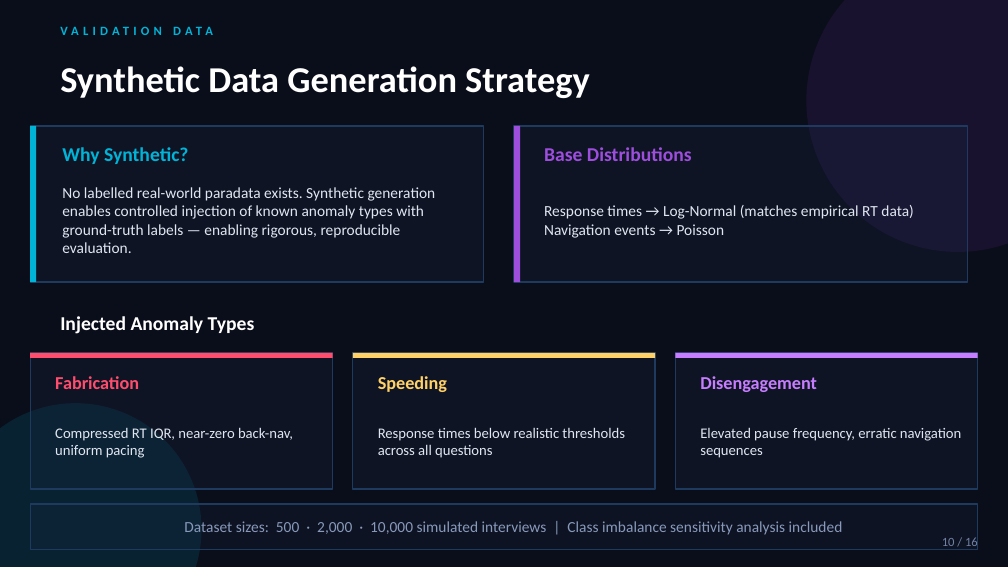
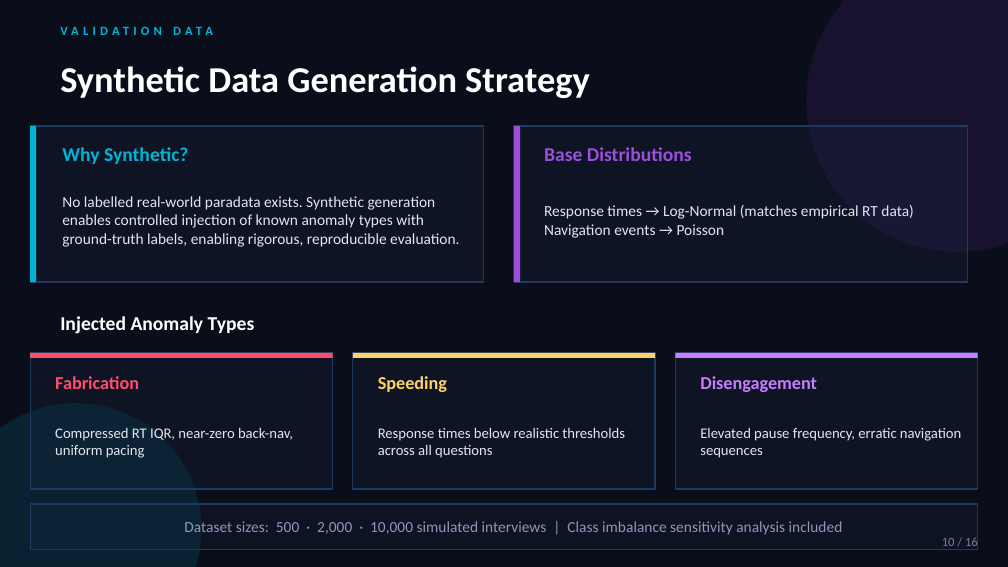
Before and after one commit to Samuelkaoma-eng/SKACE-TIME-DATA, a slide deck: slide 10 of docs/deliverables/Kaoma_Paradata_Presentation.pptx. Drawn at 1008x567 pixels with LibreOffice and Linux fonts; fonts in the diff are those of the drawing. Boxes give left, top, right and bottom in pixels: in the first picture for what was removed or moved away, otherwise in the second. Text is boxed around its words. In the diff, an @@ line names an element or a change of style, - is before the commit and + after.

```diff
--- a/docs/deliverables/Kaoma_Paradata_Presentation.pptx
+++ b/docs/deliverables/Kaoma_Paradata_Presentation.pptx
@@ text at [62, 196, 459, 247]: text changed @@
-No labelled real-world paradata exists. Synthetic generation enables controlled injection of known anomaly types with ground-truth labels — enabling rigorous, reproducible evaluation.
+No labelled real-world paradata exists. Synthetic generation enables controlled injection of known anomaly types with ground-truth labels, enabling rigorous, reproducible evaluation.
```
Also in this commit, not shown: 10 other slides changed, 6 other files.
